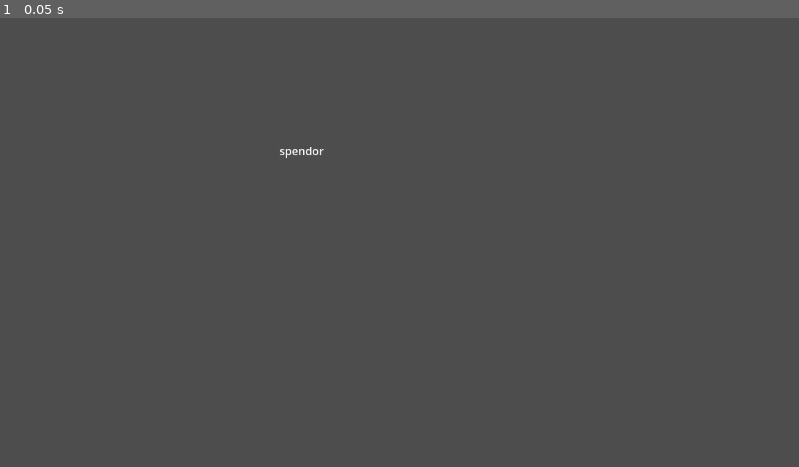
Above: before the commit, frame 1.
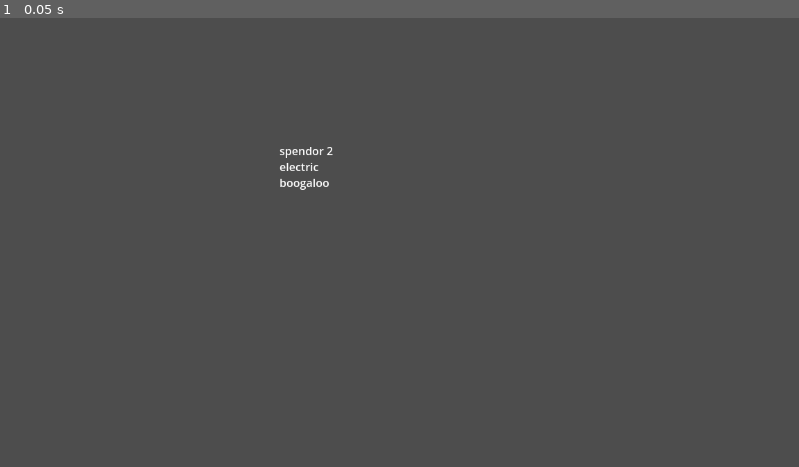
Above: after the commit, the same moment.

Repository: SkilluDev/spendor
Game: Godot game, scene res://Main.tscn
Same seed, same stepped clock (60 frames per second), same inputs: the game is played once before the commit and once after it.
Inputs:
- Up to frame 1 (0.05 s): no input

The runs differ from the first frame. In frame 1, 0.1% of the frame differs, in the area x 35-42%, y 28-39%.

Commit message:
Spendor 2 text

Diff:
--- a/Main.tscn
+++ b/Main.tscn
@@ -7,4 +7,5 @@
 offset_top = 180.0
 offset_right = 533.0
 offset_bottom = 277.0
-text = "spendor"
+text = "spendor 2 electric boogaloo
+"
